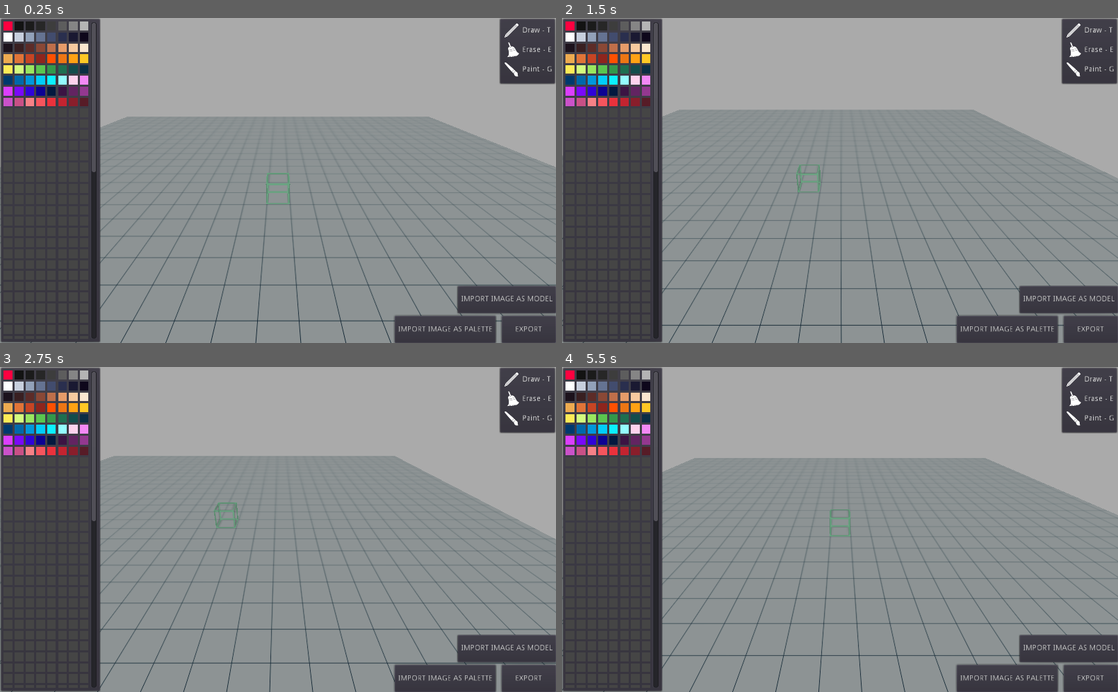
Above: before the commit, frames 1-4 (two rows, left to right).
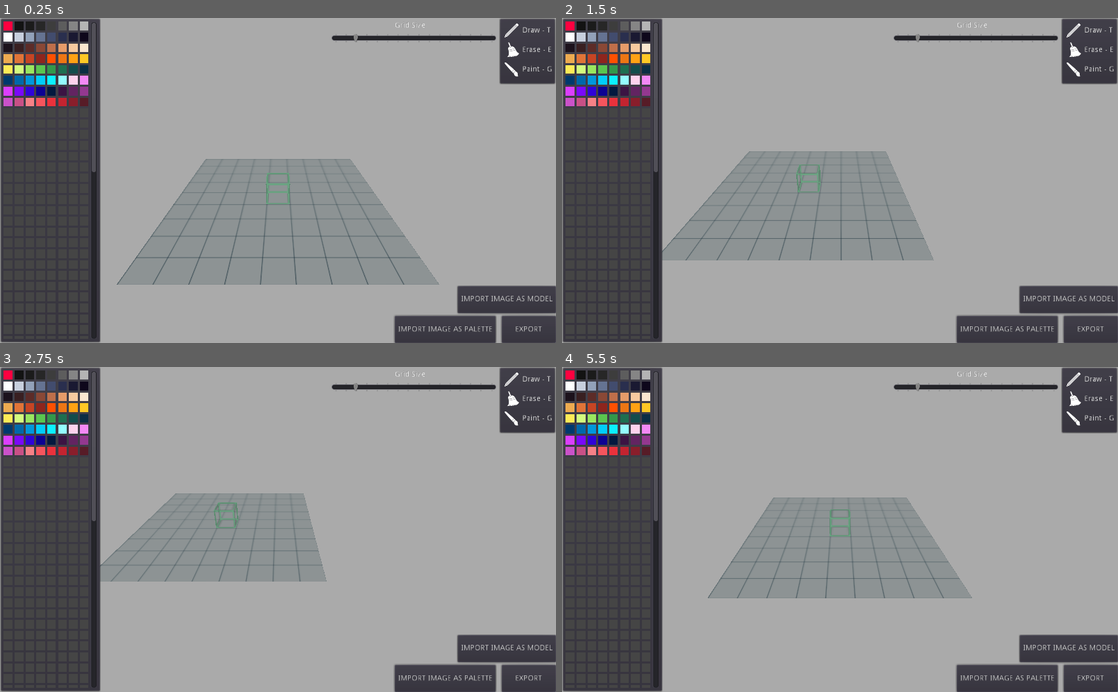
Above: after the commit, the same moments.

Repository: CassieLoYan/Godoxel
Game: Godot game, scene res://WorldSpace/WorldSpace.tscn
Same seed, same stepped clock (60 frames per second), same inputs: the game is played once before the commit and once after it.
Inputs (mouse positions are in pixels of both pictures, inside the frame that each line leads up to):
- Up to frame 1 (0.25 s): no input
- Up to frame 2 (1.5 s): move the mouse to (567, 24) at 0.52 s; press the mouse at (567, 24) at 0.53 s; hold D (right) 0.53-1.28 s; move the mouse to (578, 24) at 1.27 s; release the mouse at (578, 24) at 1.28 s; hold S (backwards) from 1.28 s (still down); tap T (add) at 1.35 s; click (578, 24) at 1.42 s
- Up to frame 3 (2.75 s): move the mouse to (27, 373) at 2.02 s; release S (backwards) at 2.03 s; hold D (right) from 2.03 s (still down); tap Z (mirror_Z) at 2.1 s; click (27, 373) at 2.17 s
- Up to frame 4 (5.5 s): move the mouse to (600, 373) at 2.77 s; release D (right) at 2.78 s; hold W (forwards) 2.78-3.53 s; tap one key every 0.75 s from 2.85 s: X (mirror_x) Y (mirror_y) G (paint) E (remove); click (600, 373) at 2.92 s; move the mouse to (612, 373) at 3.52 s; hold A (left) 3.53-5.03 s; click (612, 373) at 3.67 s; move the mouse to (623, 373) at 4.27 s; click (623, 373) at 4.42 s; move the mouse to (634, 373) at 5.02 s; hold S (backwards) from 5.03 s (still down); click (634, 373) at 5.17 s

The runs differ from the first frame. In frame 1, 36% of the frame differs, in the area x 0-100%, y 1-100%; in frame 2, 40%; in frame 3, 43%; in frame 4, 42%.

Commit message:
Made Grid Customizable

Diff:
--- a/WorldSpace/WorldSpace.tscn
+++ b/WorldSpace/WorldSpace.tscn
@@ -12,6 +12,7 @@
 [ext_resource path="res://WorldSpace/FileDialog.gd" type="Script" id=10]
 [ext_resource path="res://src/ColorPicker.gd" type="Script" id=11]
 [ext_resource path="res://src/ImportImage.gd" type="Script" id=12]
+[ext_resource path="res://src/Grid.gd" type="Script" id=13]
 
 [sub_resource type="SpatialMaterial" id=1]
 flags_transparent = true
@@ -23,15 +24,17 @@
 
 [sub_resource type="PlaneMesh" id=2]
 material = SubResource( 1 )
-size = Vector2( 16, 16 )
+size = Vector2( 4.5, 4.5 )
 
 [sub_resource type="BoxShape" id=3]
-extents = Vector3( 8, 0.5, 8 )
+extents = Vector3( 2.25, 0.5, 2.25 )
 
 [sub_resource type="Environment" id=4]
 background_mode = 1
 background_color = Color( 0.666667, 0.666667, 0.666667, 1 )
+background_energy = 0.5
 ambient_light_color = Color( 1, 1, 1, 1 )
+ambient_light_energy = 0.25
 
 [sub_resource type="SpatialMaterial" id=5]
 flags_transparent = true
@@ -63,6 +66,7 @@
 transform = Transform( 1, 0, 0, 0, 1, 0, 0, 0, 1, 0, -0.25, 0 )
 mesh = SubResource( 2 )
 material/0 = null
+script = ExtResource( 13 )
 
 [node name="StaticBody" type="StaticBody" parent="MeshInstance2"]
 
@@ -3130,6 +3134,35 @@
 presets_visible = false
 script = ExtResource( 11 )
 
+[node name="HSlider" type="HSlider" parent="Control"]
+anchor_left = 0.893
+anchor_top = 0.048
+anchor_right = 0.893
+anchor_bottom = 0.048
+margin_left = -303.754
+margin_top = -0.0950298
+margin_right = 0.245544
+margin_bottom = 15.905
+min_value = 1.0
+max_value = 64.0
+value = 9.0
+tick_count = 16
+ticks_on_borders = true
+__meta__ = {
+"_edit_use_anchors_": false
+}
+
+[node name="Label" type="Label" parent="Control/HSlider"]
+anchor_left = 0.383
+anchor_top = -1.357
+anchor_right = 0.57
+anchor_bottom = -0.482
+margin_left = -0.109619
+margin_top = 0.00703049
+margin_right = 0.0423737
+margin_bottom = 0.00702906
+text = "Grid Size"
+
 [node name="WorldEnvironment" type="WorldEnvironment" parent="."]
 environment = SubResource( 4 )
 
@@ -3154,3 +3187,4 @@
 [connection signal="confirmed" from="Control/FileDialog2" to="Control/FileDialog2" method="_on_FileDialog2_confirmed"]
 [connection signal="start_import" from="Control/FileDialog2" to="VoxelWorld" method="import_image"]
 [connection signal="color_changed" from="Control/ColorPicker" to="Control/ColorPicker" method="_on_ColorPicker_color_changed"]
+[connection signal="value_changed" from="Control/HSlider" to="MeshInstance2" method="change_size"]
Not shown: 1 places in WorldSpace/WorldSpace.tscn that only renumber resources
